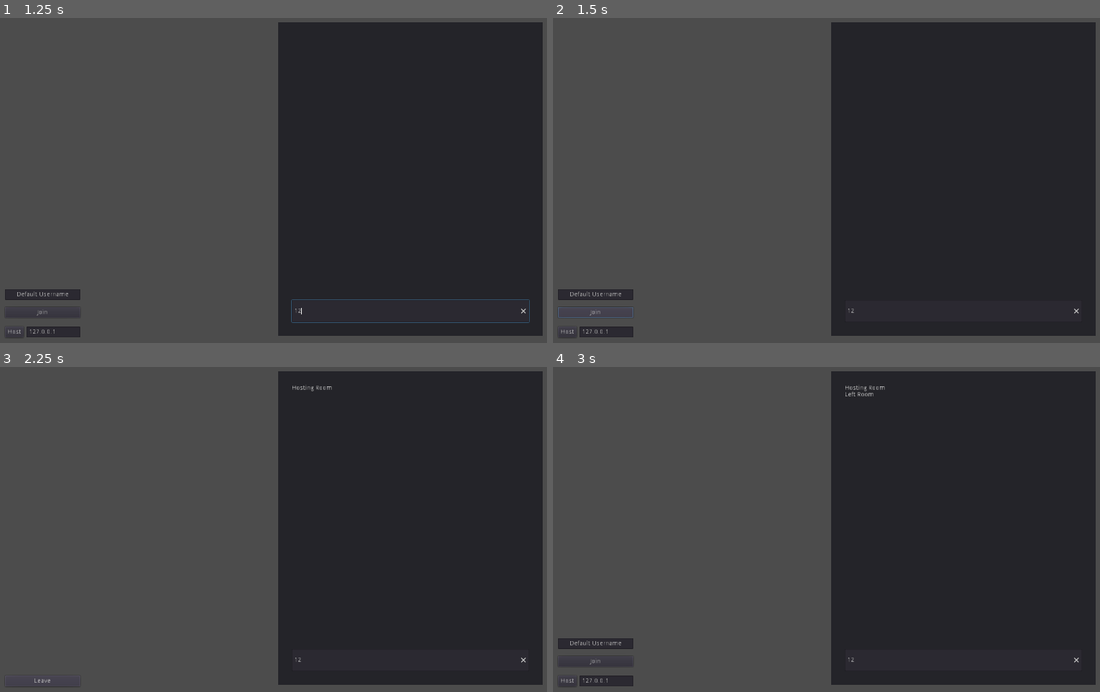
Above: before the commit, frames 1-4 (two rows, left to right).
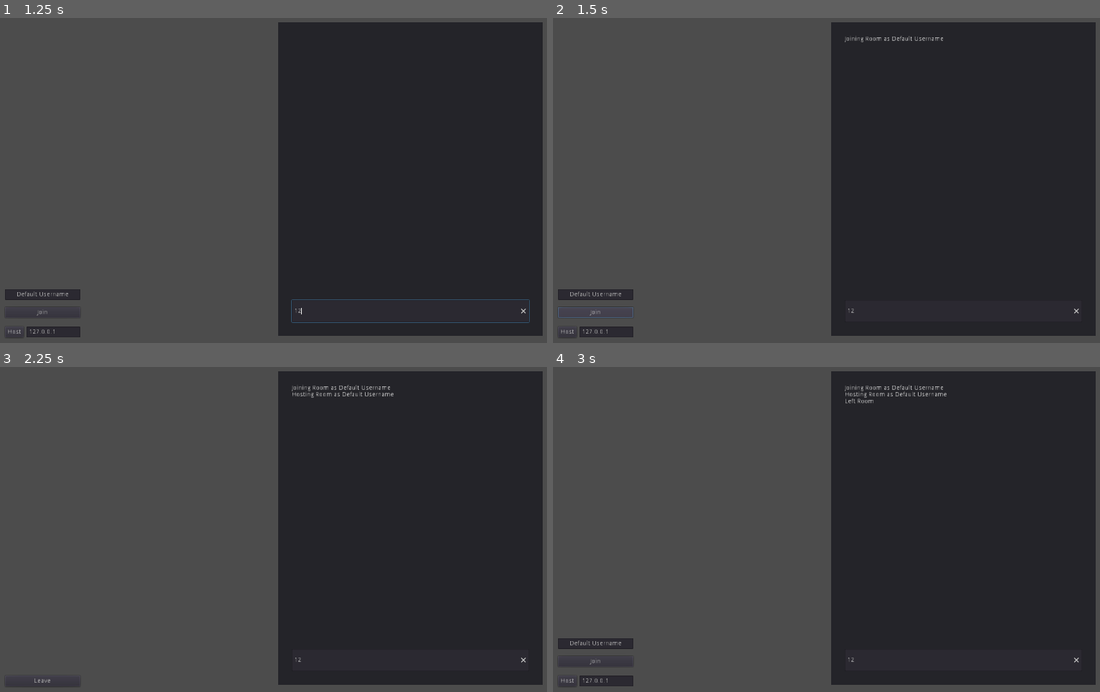
Above: after the commit, the same moments.

Repository: Halfwhit/Gulf
Game: Godot game, scene res://Scenes/GUI/Lobby.tscn
Same seed, same stepped clock (60 frames per second), same inputs: the game is played once before the commit and once after it. This scene is started directly instead of the project's main scene.
Inputs (mouse positions are in pixels of both pictures, inside the frame that each line leads up to):
- Up to frame 1 (1.25 s): click (410, 310) at 0.52 s; type "12" at 0.6 s
- Up to frame 2 (1.5 s): click "Join" at 1.25 s
- Up to frame 3 (2.25 s): click "Host" at 2 s
- Up to frame 4 (3 s): click "Leave" at 2.75 s

Frame 1 is identical in both runs. In frame 2, 0.1% of the frame differs, in the area x 53-72%, y 5-8%; in frame 3, 0.2%; in frame 4, 0.3%, in the area x 53-72%, y 5-12%.

Commit message:
Fixed possible timing issues with usernames displaying

Diff:
--- a/Scenes/GUI/Lobby.gd
+++ b/Scenes/GUI/Lobby.gd
@@ -26,7 +26,7 @@
 	var host = NetworkedMultiplayerENet.new()
 	host.create_server(PORT, MAX_USERS)
 	get_tree().set_network_peer(host)
-	$Room/ChatDisplay.add_text("Hosting Room\n")
+	$Room/ChatDisplay.add_text("Hosting Room as " + player_name + "\n")
 	player_list[1] = player_name #register self as host
 	enter_room()
 
@@ -36,11 +36,12 @@
 	var peer = NetworkedMultiplayerENet.new()
 	peer.create_client(ip, PORT)
 	get_tree().set_network_peer(peer)
+	$Room/ChatDisplay.add_text("Joining Room as " + player_name + "\n")
 
 func enter_room():
-	ui_connected(true)
 	var id = get_tree().get_network_unique_id()
 	rpc("register_connected", id, player_name)
+	call_deferred("ui_connected", true)
 
 func leave_room():
 	$Room/ChatDisplay.add_text("Left Room\n")
@@ -48,10 +49,11 @@
 	ui_connected(false)
 
 func user_entered(id):
-	$Room/ChatDisplay.text += "User joining with an id of " + str(id) + "\n"
+	yield(get_tree().create_timer(0.1), "timeout")
+	$Room/ChatDisplay.text += player_list.get(id) + " entered the room\n"
 
 func user_exited(id):
-	$Room/ChatDisplay.text += player_list[id] + " left the room\n"
+	$Room/ChatDisplay.text += player_list.get(id) + " left the room\n"
 
 func ui_connected(b: bool):
 	if b:
@@ -87,7 +89,7 @@
 	$Room/ChatDisplay.add_text(str(player_list.get(id)) + " :  " + message + "\n")
 
 func _server_disconnected():
-	$Room/ChatDisplay.add_text("Disconnected from Server\n")
+	$Room/ChatDisplay.text += "Disconnected from Server\n"
 	leave_room()
 
 func _on_NameEnter_text_changed(new_text):
Not shown, changed: Export/Gulf.pck
